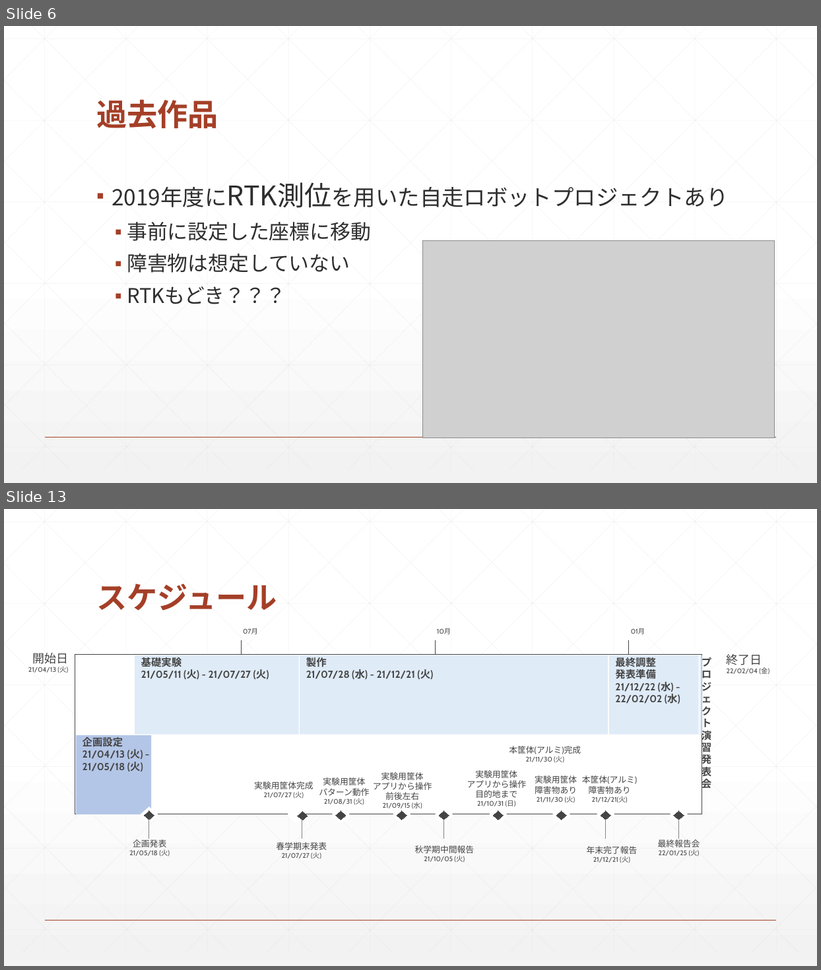
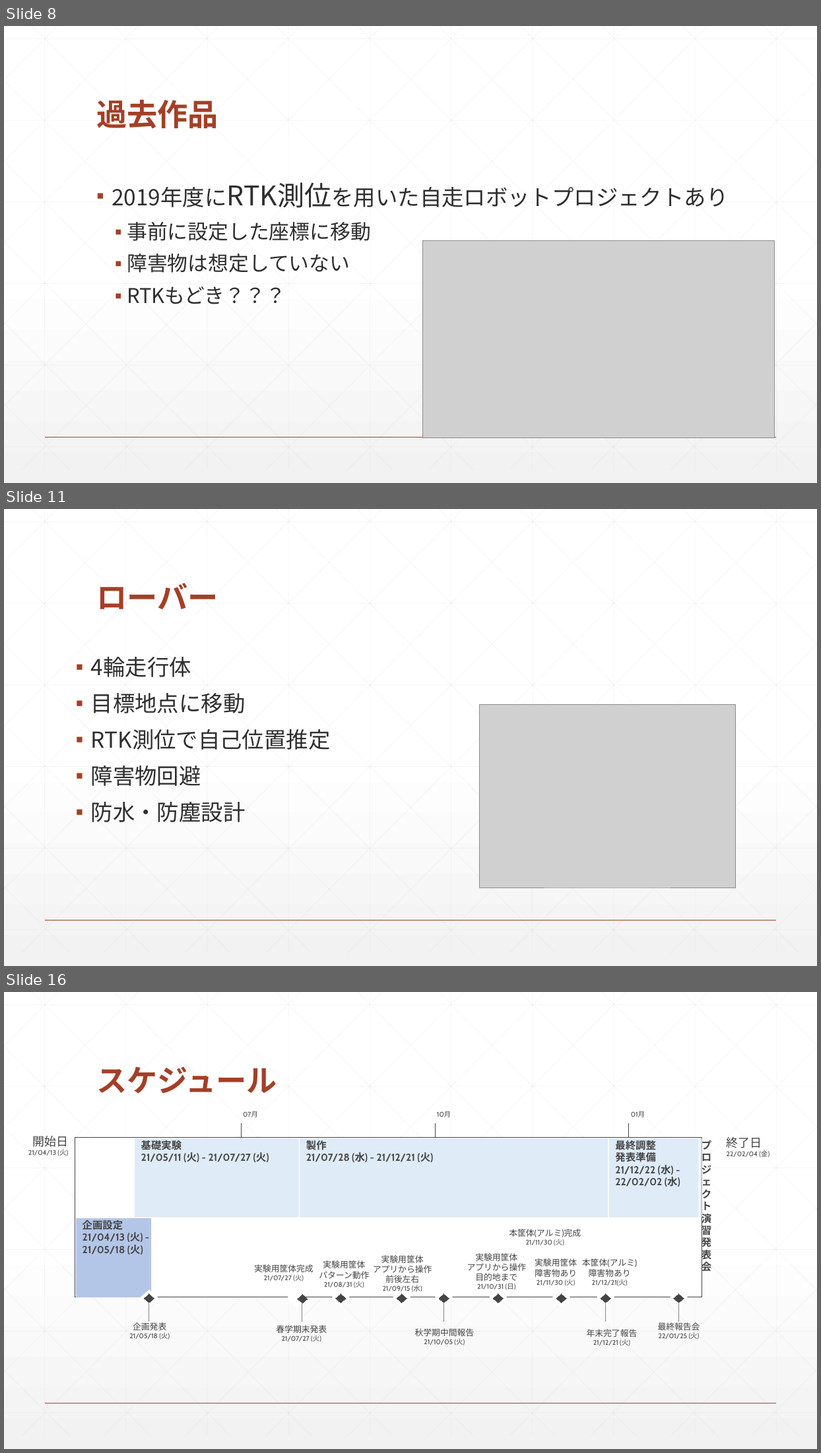
Before and after one commit to moca0511/-, a slide deck: docs/企画発表/企画発表.pptx. Shown one above the other, each under a label of ours: slides 6 and 13 before the commit, slides 8, 11 and 16 after it; the slides between them are not shown. The pictures are 821x970 and 821x1453 pixels, drawn with LibreOffice and Linux fonts; fonts in the diff are those of the drawing; grey boxes stand for pictures. Boxes give left, top, right and bottom in pixels: in the first picture for what was removed or moved away, otherwise in the second. Text is boxed around its words. In the diff, an @@ line names an element or a change of style, - is before the commit and + after.

```diff
--- a/docs/企画発表/企画発表.pptx
+++ b/docs/企画発表/企画発表.pptx
@@ slide 11 added at [4, 509, 817, 966], background gradient #FFFFFF to #F2F2F2; not listed: 47 template elements that a slide beside it also shows @@
@@ title added at [96, 583, 218, 609], 36 pt, text #A43F27, bold @@
+ローバー
@@ text added at [91, 657, 331, 823], 26 pt, text #2D2E2D @@
+▪ 4輪走行体
+▪ 目標地点に移動
+▪ RTK測位で自己位置推定
+▪ 障害物回避
+▪ 防水・防塵設計
@@ picture added at [480, 705, 736, 888] @@
@@ what was slide 6 is now slide 8 @@
@@ what was slide 13 is now slide 16 @@
```
Also in this commit, not shown: 7 slides changed, 3 other slides added, 1 slide removed, 3 other files.
